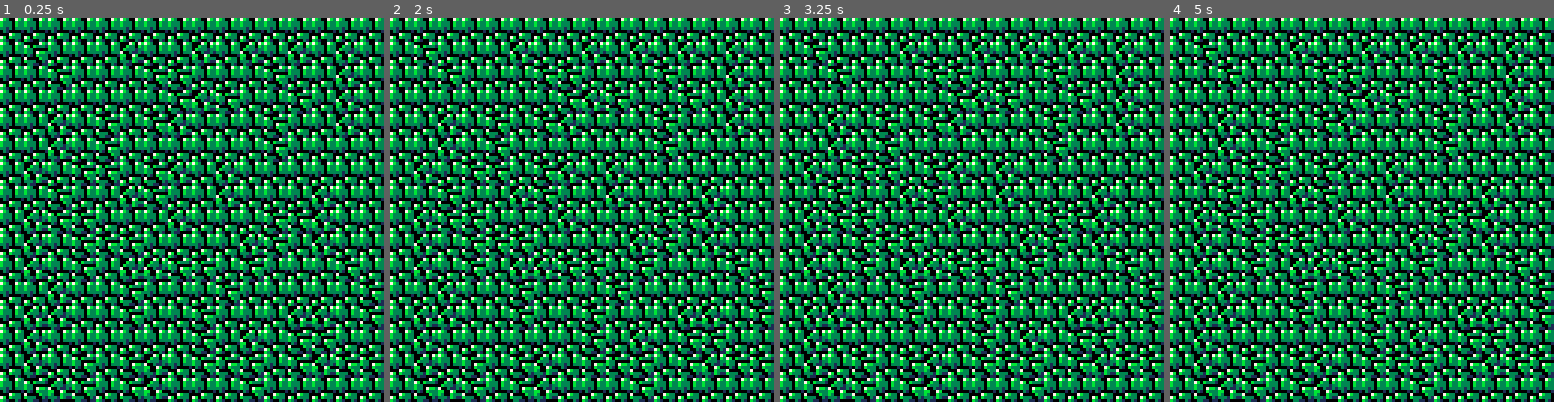
Above: before the commit, frames 1-4 (left to right).
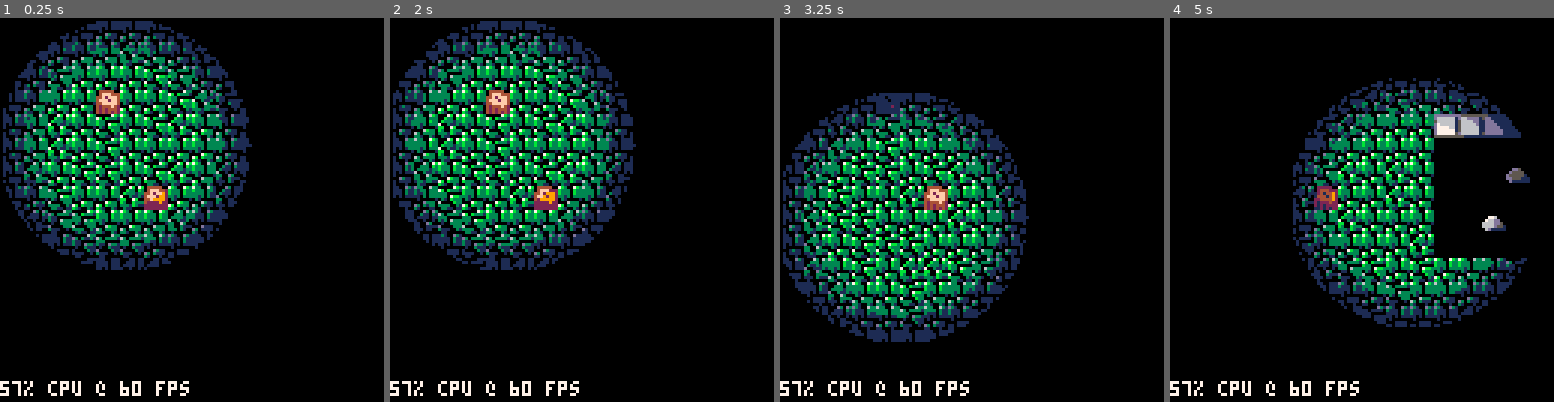
Above: after the commit, the same moments.

Repository: bardunbar/pico8-projects
Game: PICO-8 cartridge carts/tremble/tremble.p8
The game is run twice, just before and just after one commit, with the same random seed, the same clock (stepped at 60 frames per second) and the same inputs.
Inputs:
- Up to frame 1 (0.25 s): no input
- Up to frame 2 (2 s): hold Left from 1.97 s (still down)
- Up to frame 3 (3.25 s): release Left at 2.37 s; hold Down 2.42-2.82 s; hold Right from 2.87 s (still down)
- Up to frame 4 (5 s): release Right at 3.53 s; hold Up 3.58-4.08 s; hold Right 4.13-4.53 s; hold Down from 4.58 s (still down)

The runs differ from the first frame. In frame 1, 57% of the frame differs, in the area x 0-100%, y 0-100%; in frame 2, 57%; in frame 3, 57%; in frame 4, 61%.

Commit message:
Working light level bands

Diff:
--- a/carts/tremble/tremble.p8
+++ b/carts/tremble/tremble.p8
@@ -16,30 +16,221 @@
     local adr=0x4300 + lvl * 0x100
     local sprite_x = lvl - 1
     -- Since colors are stored as two colors per byte, create a lut of each possible color pair
-    for top_idx = 0,15 do
-      local top_c = sget(sprite_x, top_idx)
-      local top_v = shl(top_c, 4)
-      for bottom_idx = 0,15 do
-        poke(adr, top_v + sget(sprite_x, bottom_idx))
+    for c1 = 0,15 do
+      local nc = sget(sprite_x, c1)
+      local topl = nc << 4
+      for c2 = 0,15 do
+        poke(adr, topl + sget(sprite_x, c2))
         adr += 1
       end
     end
   end
-
-end
-
+end
+
+function gen_blend(level)
+  -- Calculate the lookup address for the current light level
+  local lut_address = 0x4300 + (level << 8)
+  return function(sx, ex, y)
+    local l_address = lut_address
+    local y_address = 0x6000 + (y << 6)
+    local start_address = y_address + (((sx + 1) >> 1) & 0xffff)
+    local end_address = y_address + (((ex - 1) >> 1) & 0xffff)
+
+    -- Process if first pixel is odd
+    if (sx & 1.99995) >= 1 then
+      local s_addr = start_address - 1
+      local value = @s_addr
+      poke(s_addr, (value & 0xf) + (@(l_address | value) & 0xf0))
+    end
+
+    -- Process pixels
+    for address = start_address, end_address do
+      -- Peek at the screen pixel
+      -- Use bitwise or to add l_address (always of the form 0x??00) with address (always of the form 0x00??)
+      -- This gets the final address without using addition
+      poke(address, @(l_address | @address))
+    end
+
+    -- Process if last pixel is even
+    if (ex & 1.99995) < 1 then
+      local e_addr = end_address + 1
+      local value = @e_addr
+      poke(e_addr, (@(l_address | value) & 0xf) + (value & 0xf0))
+    end
+  end
+end
+
+-- function gen_blend(l)
+--   local lutaddr=0x4300+shl(l,8)
+--   return function(x1,x2,y)
+--     local laddr=lutaddr
+--     local yaddr=0x6000+shl(y,6)
+--     local saddr,eaddr=
+--      yaddr+band(shr(x1+1,1),0xffff),
+--      yaddr+band(shr(x2-1,1),0xffff)
+--     -- odd pixel on left?
+--     if band(x1,1.99995)>=1 then
+--      local a=saddr-1
+--      local v=peek(a)
+--      poke(a,
+--       band(v,0xf) +
+--       band(peek(bor(laddr,v)),0xf0)
+--      )
+--     end
+--      -- full bytes
+--     for addr=saddr,eaddr do
+--      poke(addr,
+--       peek(
+--        bor(laddr,peek(addr))
+--       )
+--      )
+--     end
+--     -- odd pixel on right?
+--     if band(x2,1.99995)<1 then
+--      local a=eaddr+1
+--      local v=peek(a)
+--      poke(a,
+--       band(peek(bor(laddr,v)),0xf) +
+--       band(v,0xf0)
+--      )
+--     end
+--   end
+-- end
+
+brkpts={}
+
+function gen_fill_light(light_x, light_y, brightness)
+  local l_brightness, fills = brightness, light_fills
+  return function(sx, ex, y)
+    -- Transform the coordinates into the light's frame
+    local lsx, lex, ly = sx - light_x, ex - light_x, y - light_y
+    -- Per line flicker (TODO)
+    local b = l_brightness
+
+    local brightest_level = 1
+    local y_sqr = ly * ly
+    for level = 5, 1, -1 do
+      local l_range = light_range[level]
+      local x_sqr = l_range - y_sqr
+      if x_sqr > 0 then
+        brkpts[level] = _sqrt[x_sqr]
+      else
+        brightest_level = level + 1
+        break
+      end
+    end
+
+    local x_fill_start = sx
+    local x_fill_end
+    local start_level, end_level = 6, 6
+    for level = start_level, brightest_level + 1, -1 do
+      x_fill_end = light_x - brkpts[level - 1]
+      fills[level](x_fill_start, x_fill_end - 1, y)
+      x_fill_start = x_fill_end
+    end
+
+    for level = brightest_level, end_level - 1 do
+      x_fill_end = light_x + brkpts[level]
+      fills[level](x_fill_start, x_fill_end - 1, y)
+      x_fill_start = x_fill_end
+    end
+
+    fills[end_level](x_fill_start, ex, y)
+
+  end
+end
+
+function gen_fill_color(color)
+  return function(sx, ex, y)
+    rectfill(sx, y, ex, y, color)
+  end
+end
+
+function fill_none()
+end
+
+light_range = {
+  10 * 42, 18 * 42,
+  26 * 42, 34 * 42,
+  42 * 42
+}
+
+-- light_fills = {
+--   gen_fill_color(7), --fill_none,        -- Max light level, do nothing
+--   gen_fill_color(6), --gen_blend(2),     -- Light level 2
+--   gen_fill_color(13),--gen_blend(3),     -- Light level 3
+--   gen_fill_color(5), --gen_blend(4),     -- Light level 4
+--   gen_fill_color(1), --gen_blend(5),     -- Light level 5
+--   gen_fill_color(0) -- Light level 6, always black
+-- }
+
+
+light_fills = {
+  fill_none,        -- Max light level, do nothing
+  gen_blend(2),     -- Light level 2
+  gen_blend(3),     -- Light level 3
+  gen_blend(4),     -- Light level 4
+  gen_blend(5),     -- Light level 5
+  gen_fill_color(0) -- Light level 6, always black
+}
 
 function _init()
   init_lights(6)
 end
 
+pos_x = 42
+pos_y = 42
+
 function _update60()
+  if (btn(0)) pos_x += -1
+  if (btn(1)) pos_x += 1
+  if (btn(2)) pos_y += -1
+  if (btn(3)) pos_y += 1
 end
 
 function _draw()
   cls()
+
+  palt()
+  palt(0,false)
+
+  local x_min, y_min, x_max, y_max = pos_x - 42, pos_y - 42, pos_x + 42, pos_y + 42
+  clip(x_min, y_min, x_max - x_min + 1, y_max - y_min + 1)
+
+
   map(0, 0, 0, 0, 16, 16)
-end
+
+  local light_func = gen_fill_light(pos_x, pos_y, 1)
+  local sx, ex = max(x_min, 0), min(x_max, 127)
+  local sy, ey = max(y_min, 0), min(y_max, 127)
+
+  for y = sy, ey do
+    light_func(sx, ex, y)
+  end
+
+  show_performance()
+end
+
+function show_performance()
+  clip()
+  local cpu=flr(stat(1)*100)
+  -- local fps=-60/flr(-stat(1))
+  local fps = stat(7)
+  local perf=
+   cpu .. "% cpu @ " ..
+   fps ..  " fps"
+  print(perf,0,122,0)
+  print(perf,0,121,fps==60 and 7 or 8)
+ end
+…(9 lines of a section not shown)…
 
 
 
@@ -61,15 +252,15 @@
 
 __map__
 0404040404040404040404040404040400000000000000000000000000000000000000000000000000000000000000000000000000000000000000000000000000000000000000000000000000000000000000000000000000000000000000000000000000000000000000000000000000000000000000000000000000000000
-0405040404140404140414041404140400000000000000000000000000000000000000000000000000000000000000000000000000000000000000000000000000000000000000000000000000000000000000000000000000000000000000000000000000000000000000000000000000000000000000000000000000000000
+0405040404140404140714041404140400000000000000000000000000000000000000000000000000000000000000000000000000000000000000000000000000000000000000000000000000000000000000000000000000000000000000000000000000000000000000000000000000000000000000000000000000000000
 0404050404040505040404050404140400000000000000000000000000000000000000000000000000000000000000000000000000000000000000000000000000000000000000000000000000000000000000000000000000000000000000000000000000000000000000000000000000000000000000000000000000000000
-0404040404040405140504040504140400000000000000000000000000000000000000000000000000000000000000000000000000000000000000000000000000000000000000000000000000000000000000000000000000000000000000000000000000000000000000000000000000000000000000000000000000000000
-0404140405040514040404050404140400000000000000000000000000000000000000000000000000000000000000000000000000000000000000000000000000000000000000000000000000000000000000000000000000000000000000000000000000000000000000000000000000000000000000000000000000000000
-0404140405040404040404050404040400000000000000000000000000000000000000000000000000000000000000000000000000000000000000000000000000000000000000000000000000000000000000000000000000000000000000000000000000000000000000000000000000000000000000000000000000000000
-0414040505040514041404040404040400000000000000000000000000000000000000000000000000000000000000000000000000000000000000000000000000000000000000000000000000000000000000000000000000000000000000000000000000000000000000000000000000000000000000000000000000000000
-0404050404140504041404040414040400000000000000000000000000000000000000000000000000000000000000000000000000000000000000000000000000000000000000000000000000000000000000000000000000000000000000000000000000000000000000000000000000000000000000000000000000000000
-0414050504040414040404050514040400000000000000000000000000000000000000000000000000000000000000000000000000000000000000000000000000000000000000000000000000000000000000000000000000000000000000000000000000000000000000000000000000000000000000000000000000000000
-0414040505050404040414050414040400000000000000000000000000000000000000000000000000000000000000000000000000000000000000000000000000000000000000000000000000000000000000000000000000000000000000000000000000000000000000000000000000000000000000000000000000000000
+0404040407040405140504040504140400000000000000000000000000000000000000000000000000000000000000000000000000000000000000000000000000000000000000000000000000000000000000000000000000000000000000000000000000000000000000000000000000000000000000000000000000000000
+04041404050405140404042a2a2a2a2a00000000000000000000000000000000000000000000000000000000000000000000000000000000000000000000000000000000000000000000000000000000000000000000000000000000000000000000000000000000000000000000000000000000000000000000000000000000
+0404140405040404040404030303030300000000000000000000000000000000000000000000000000000000000000000000000000000000000000000000000000000000000000000000000000000000000000000000000000000000000000000000000000000000000000000000000000000000000000000000000000000000
+0414040505040514041404030303090303000000000000000000000000000000000000000000000000000000000000000000000000000000000000000000000000000000000000000000000000000000000000000000000000000000000000000000000000000000000000000000000000000000000000000000000000000000
+0404050404140704041404030303030303000000000000000000000000000000000000000000000000000000000000000000000000000000000000000000000000000000000000000000000000000000000000000000000000000000000000000000000000000000000000000000000000000000000000000000000000000000
+0414050504040414040404030309030303000000000000000000000000000000000000000000000000000000000000000000000000000000000000000000000000000000000000000000000000000000000000000000000000000000000000000000000000000000000000000000000000000000000000000000000000000000
+0414040505050404040414030303030300000000000000000000000000000000000000000000000000000000000000000000000000000000000000000000000000000000000000000000000000000000000000000000000000000000000000000000000000000000000000000000000000000000000000000000000000000000
 0414040504141405050405040404050400000000000000000000000000000000000000000000000000000000000000000000000000000000000000000000000000000000000000000000000000000000000000000000000000000000000000000000000000000000000000000000000000000000000000000000000000000000
 0404140404050404040504040404040500000000000000000000000000000000000000000000000000000000000000000000000000000000000000000000000000000000000000000000000000000000000000000000000000000000000000000000000000000000000000000000000000000000000000000000000000000000
 0414140404050404050404041414040500000000000000000000000000000000000000000000000000000000000000000000000000000000000000000000000000000000000000000000000000000000000000000000000000000000000000000000000000000000000000000000000000000000000000000000000000000000
Not shown, changed: 24 lines of the sprite sheet (__gfx__) section of carts/tremble/tremble.p8
